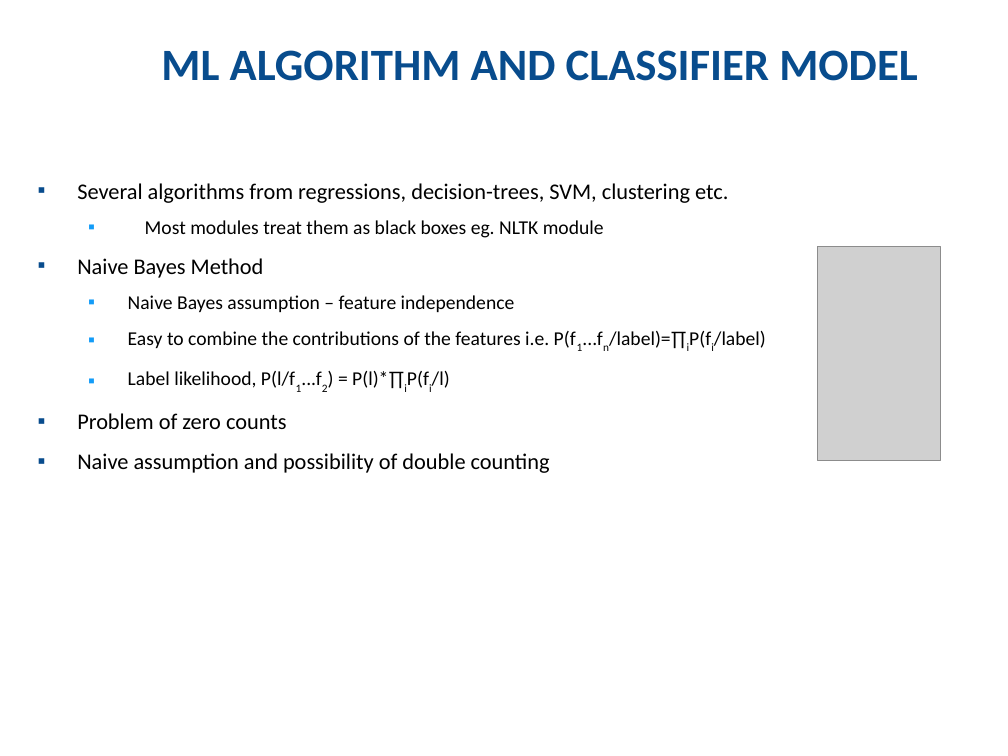
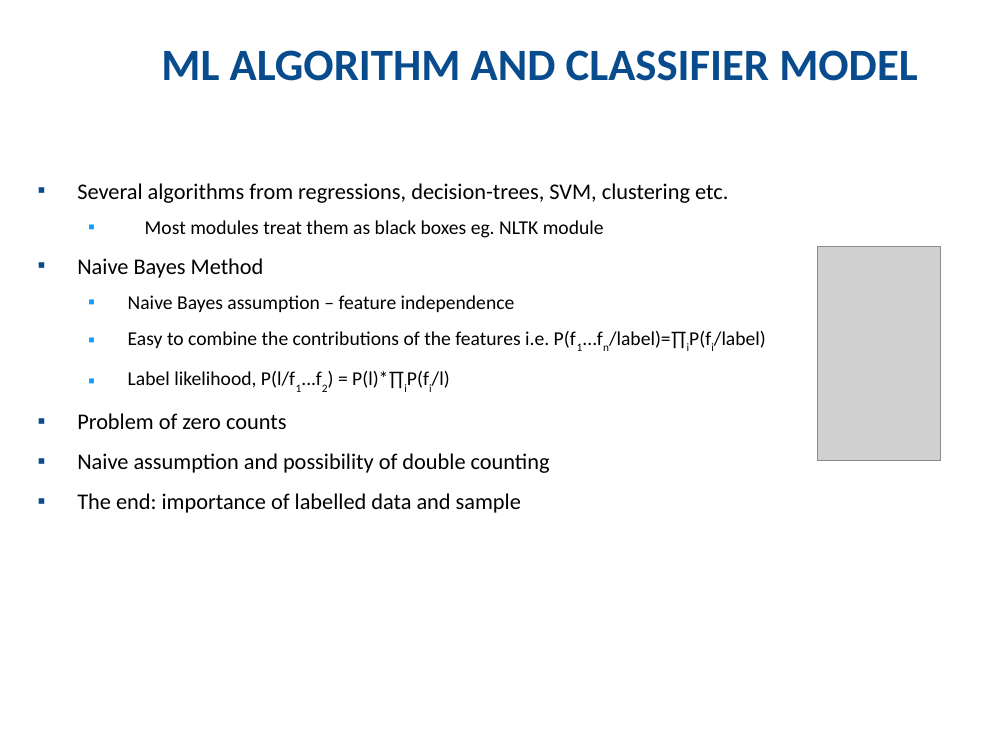
Before and after one commit to km-Poonacha/python4phd, a slide deck: slide 7 of Session 3/Python for docs - Session 3 V0.1.pptx. Drawn at 1008x756 pixels with LibreOffice and Linux fonts; fonts in the diff are those of the drawing; grey boxes stand for pictures; background and template pictures are left out. Boxes give left, top, right and bottom in pixels: in the first picture for what was removed or moved away, otherwise in the second. Text is boxed around its words. In the diff, an @@ line names an element or a change of style, - is before the commit and + after.

```diff
--- a/Session 3/Python for docs - Session 3 V0.1.pptx
+++ b/Session 3/Python for docs - Session 3 V0.1.pptx
@@ text at bbox=[77, 493, 521, 513]: paragraph added @@
+▪ The end: importance of labelled data and sample
```
Also in this commit, not shown: 4 other slides changed, 1 slide added.
